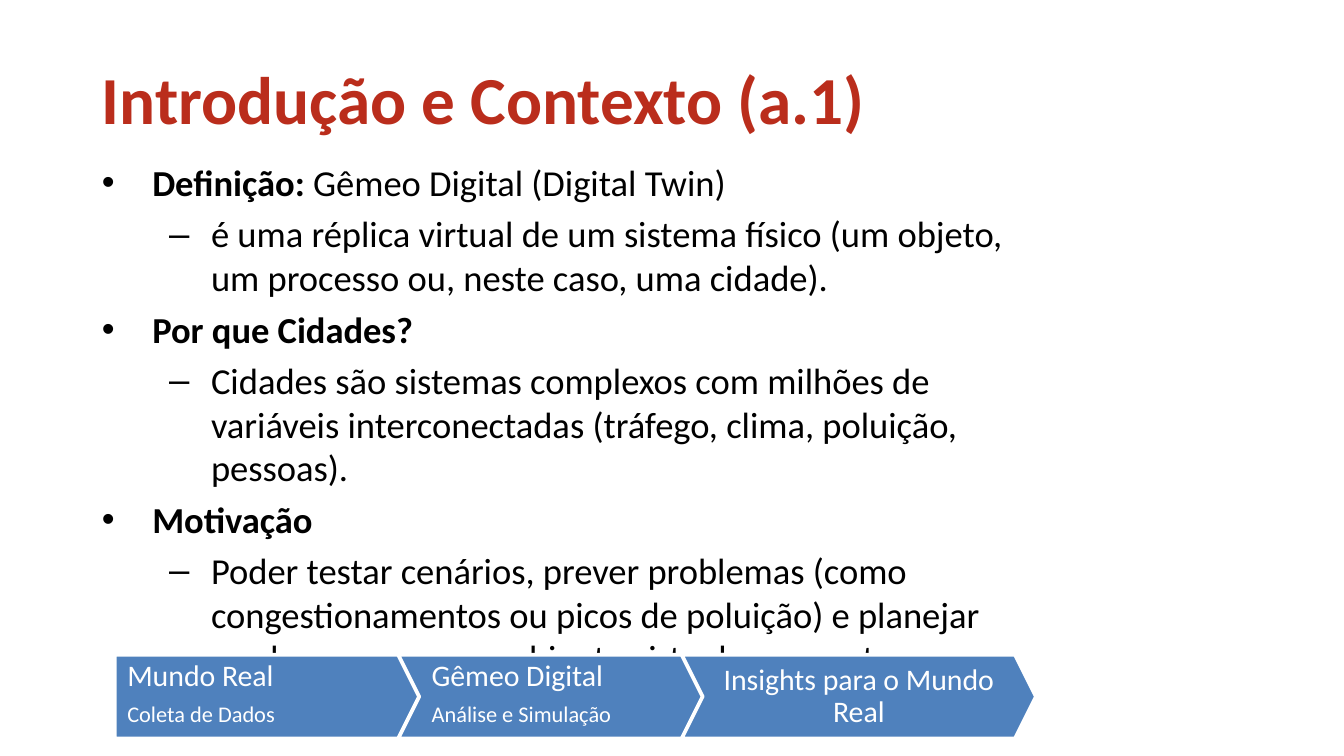
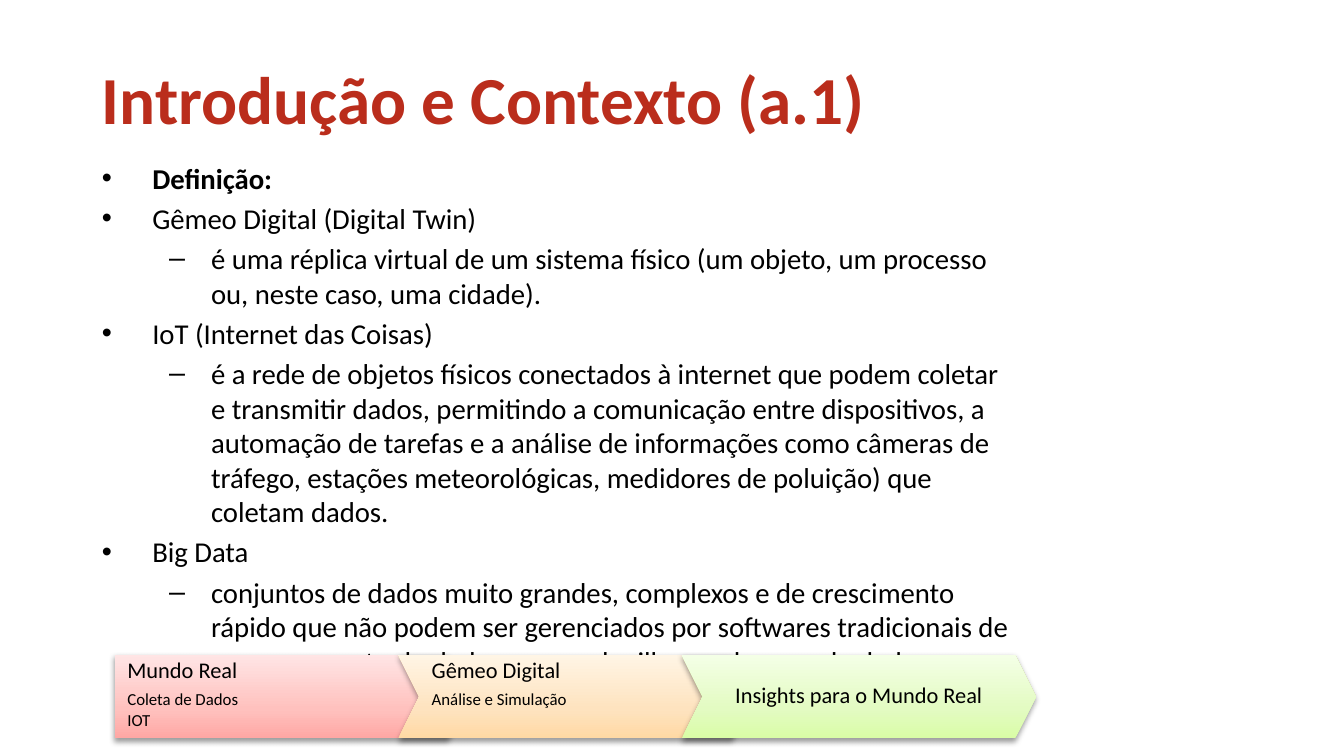
Before and after one commit to gitandreihirata/Unesp_Doutorado, a slide deck: slide 3 of Mineracao de Dados/Projeto Final/Smart City & Digital Twin - Andrei.pptx. Drawn at 1344x756 pixels with LibreOffice and Linux fonts; fonts in the diff are those of the drawing; background and template pictures are left out. Boxes give left, top, right and bottom in pixels: in the first picture for what was removed or moved away, otherwise in the second. Text is boxed around its words. In the diff, an @@ line names an element or a change of style, - is before the commit and + after.

```diff
--- a/Mineracao de Dados/Projeto Final/Smart City & Digital Twin - Andrei.pptx
+++ b/Mineracao de Dados/Projeto Final/Smart City & Digital Twin - Andrei.pptx
@@ text at (152,169,477,234): text changed; size 19.6 to 15.4 pt @@
-• Definição: Gêmeo Digital (Digital Twin)
+• Definição:
+• Gêmeo Digital (Digital Twin)
@@ text at (211,248,987,308): size 19.6 to 15.4 pt in "é uma réplica virtual de um sistema ..." @@
@@ text at (152,323,1007,655): text changed; size 19.6 to 15.4 pt @@
-• Por que Cidades?
-  – Cidades são sistemas complexos com milhões de variáveis interconectadas (tráfego, clima, poluição, pessoas).
-• Motivação
-  – Poder testar cenários, prever problemas (como congestionamentos ou picos de poluição) e planejar mudanças em um ambiente virtual, sem custos ou riscos do mundo real.
+• IoT (Internet das Coisas)
+  – é a rede de objetos físicos conectados à internet que podem coletar e transmitir dados, permitindo a comunicação entre dispositivos, a automação de tarefas e a análise de informações como câmeras de tráfego, estações meteorológicas, medidores de poluição) que coletam dados.
+• Big Data
+  – conjuntos de dados muito grandes, complexos e de crescimento rápido que não podem ser gerenciados por softwares tradicionais de processamento de dados, como planilhas ou bancos de dados relacionais
@@ pentagon arrow at (114,655,469,738): fill #4F81BD to gradient #FFA6A5 to #FFC0BF to #FFE7E7; outline #FFFFFF 2 pt to none; shadow on @@
@@ chevron at (398,655,753,738): fill #4F81BD to gradient #FFDAA5 to #FEE4C0 to #FFF4E7; outline #FFFFFF 2 pt to none; shadow on @@
@@ text "Gêmeo Digital" at (432,662,567,708): size 16 to 12 pt in "Gêmeo Digital"; text colour #FFFFFF to #000000; size 12 to 9 pt in "Análise e Simulação"; less space between paragraphs; indent changed @@
@@ chevron at (681,655,1036,738): fill #4F81BD to gradient #DAFDA7 to #E4FCC2 to #F5FFE7; outline #FFFFFF 2 pt to none; shadow on @@
@@ text "Insights para o Mundo Real" at (735,687,982,707): size 16 to 12 pt, text colour #FFFFFF to #000000; less space between paragraphs @@
@@ text at (127,662,238,705): size 16 to 12 pt in "Mundo Real"; text colour #FFFFFF to #000000 in "Mundo Real", "Coleta de Dados"; size 12 to 9 pt in "Coleta de Dados"; less space between paragraphs; indent changed @@
@@ text at (127,715,150,726): paragraph added @@
+  IOT
```
Also in this commit, not shown: 4 other slides changed, 1 slide added, 17 other files.
